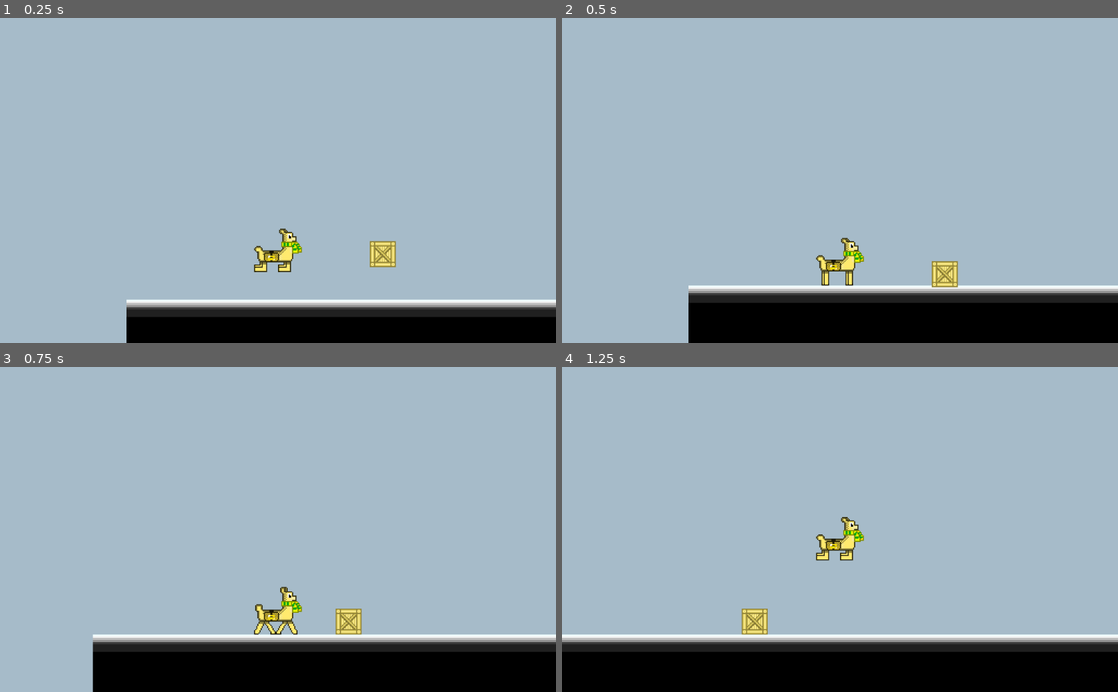
Above: before the commit, frames 1-4 (two rows, left to right).
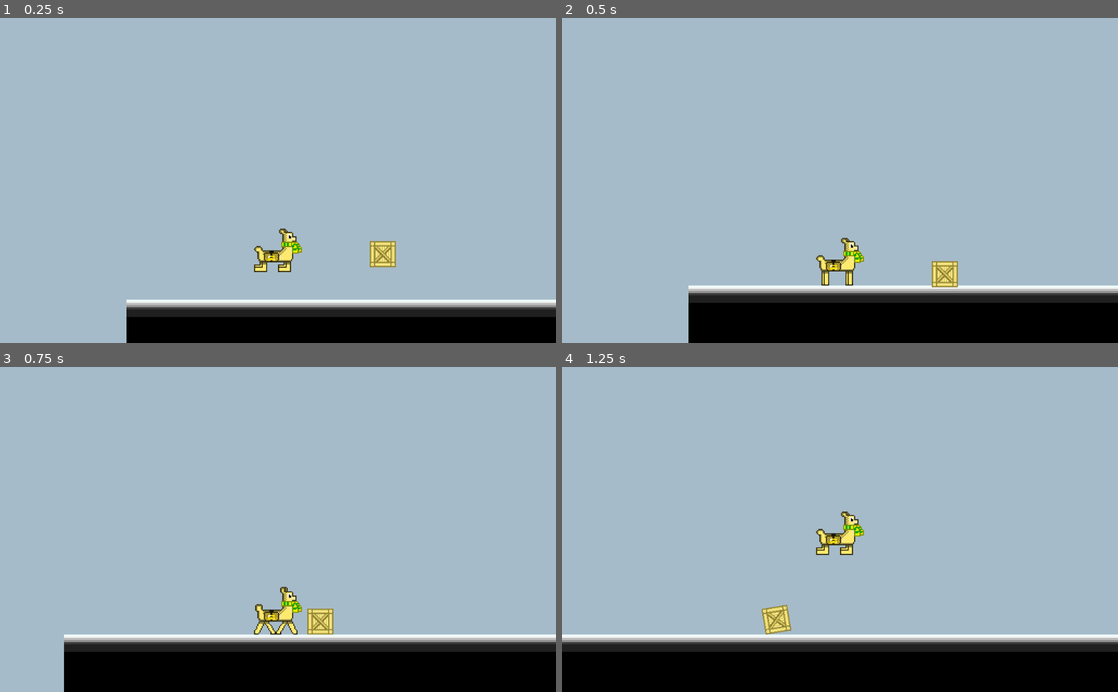
Above: after the commit, the same moments.

Repository: LeoDog896/Llama-Zips
Game: Godot game, scene res://Templates/LevelTemplate.tscn
Same seed, same stepped clock (60 frames per second), same inputs: the game is played once before the commit and once after it.
Inputs (mouse positions are in pixels of both pictures, inside the frame that each line leads up to):
- Up to frame 1 (0.25 s): no input
- Up to frame 2 (0.5 s): no input
- Up to frame 3 (0.75 s): tap Enter at 0.5 s; move the mouse to (383, 623) at 0.52 s; hold Right (ui_right) from 0.53 s (still down); click (383, 623) at 0.67 s
- Up to frame 4 (1.25 s): keep holding Right (ui_right); tap Up (ui_up) at 0.77 s

Frames 1-2 are identical in both runs. In frame 3, 1.7% of the frame differs, in the area x 11-66%, y 74-100%; in frame 4, 1.4%.

Commit message:
New tests

Diff:
--- a/Templates/LevelTemplate.tscn
+++ b/Templates/LevelTemplate.tscn
@@ -37,11 +37,6 @@
 0/occluder = SubResource( 2 )
 0/navigation_offset = Vector2( 0, 0 )
 0/navigation = SubResource( 1 )
-0/shape_offset = Vector2( 0, 0 )
-0/shape_transform = Transform2D( 1, 0, 0, 1, 0, 0 )
-0/shape = SubResource( 3 )
-0/shape_one_way = false
-0/shape_one_way_margin = 1.0
 0/shapes = [ {
 "autotile_coord": Vector2( 0, 0 ),
 "one_way": false,
@@ -60,11 +55,6 @@
 1/occluder = SubResource( 5 )
 1/navigation_offset = Vector2( 0, 0 )
 1/navigation = SubResource( 4 )
-1/shape_offset = Vector2( 0, 0 )
-1/shape_transform = Transform2D( 1, 0, 0, 1, 0, 0 )
-1/shape = SubResource( 6 )
-1/shape_one_way = false
-1/shape_one_way_margin = 1.0
 1/shapes = [ {
 "autotile_coord": Vector2( 0, 0 ),
 "one_way": false,
--- a/Utils/Scripts/Crate.gd
+++ b/Utils/Scripts/Crate.gd
@@ -18,6 +18,7 @@
 var pos
 
 func _physics_process(_delta):
+	print(self.position)
 	if isGrabbed:
 		if player_sprite.flip_h:
 			global_transform.origin = player.position + Vector2(-32, -16)
@@ -41,5 +42,7 @@
 		isGrabbed = false
 		to_trigger_click = false
 		player.position = pos
+		print((self.position - get_global_mouse_position()).normalized())
+		self.apply_central_impulse((self.position - get_global_mouse_position()).normalized())
 		self.collision_layer = 1
 		self.collision_mask = 1
--- a/Utils/Scripts/Player.gd
+++ b/Utils/Scripts/Player.gd
@@ -19,7 +19,6 @@
 func _physics_process(delta):
 	velocity.y += delta * gravity
 
-	var collision = move_and_collide(velocity * delta)
 	move_and_slide(velocity, Vector2(0, -1), false, 4, 0.785398, false)
 	if is_on_floor():
 		can_jump = true
@@ -49,6 +48,7 @@
 		velocity.y = -610
 	elif is_on_floor():
 		velocity.y = 0
+	var collision = move_and_collide(velocity * delta)
 	if collision and collision.collider.name == "Crate":
 		var reflect = collision.remainder.bounce(collision.normal)
 		velocity = velocity.bounce(collision.normal)
